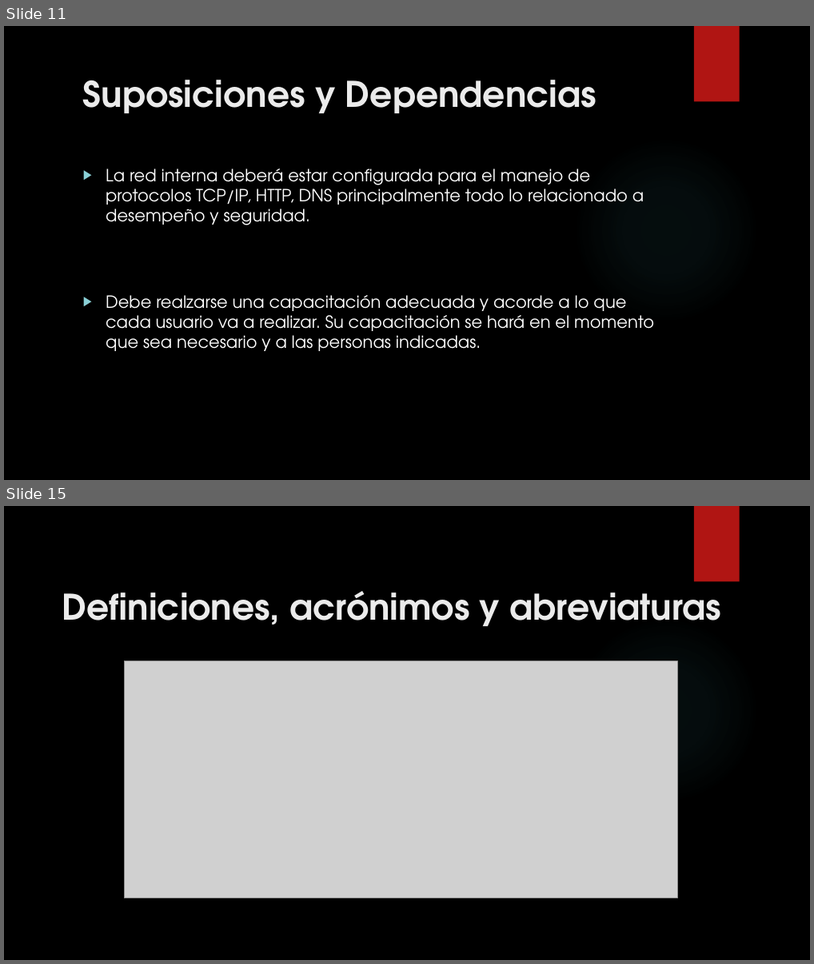
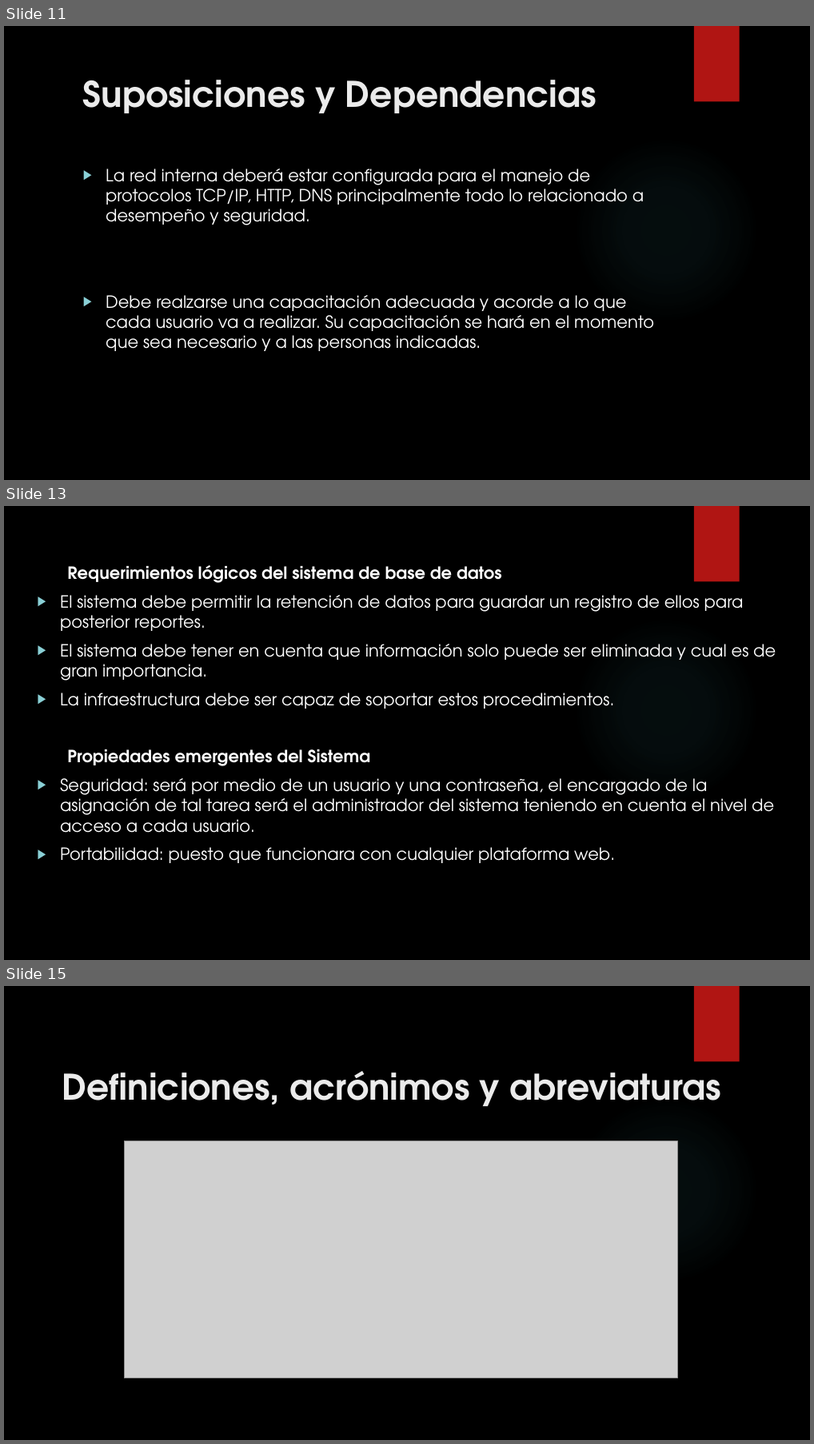
Before and after one commit to francben/proyectoDeliberyApp, a slide deck: Presentacion de Clase.pptx. Shown one above the other, each under a label of ours: slides 11 and 15 before the commit, slides 11, 13 and 15 after it; the slides between them are not shown. The pictures are 814x964 and 814x1444 pixels, drawn with LibreOffice and Linux fonts; fonts in the diff are those of the drawing; grey boxes stand for pictures; background and template pictures are left out. Boxes give left, top, right and bottom in pixels: in the first picture for what was removed or moved away, otherwise in the second. Text is boxed around its words. In the diff, an @@ line names an element or a change of style, - is before the commit and + after.

```diff
--- a/Presentacion de Clase.pptx
+++ b/Presentacion de Clase.pptx
@@ slide 13 added at box(4, 506, 810, 960), background picture (left out); not listed: 2 template elements that a slide beside it also shows @@
@@ text added at box(60, 565, 776, 863), 20 pt, text #FFFFFF @@
+  Requerimientos lógicos del sistema de base de datos
+▶ El sistema debe permitir la retención de datos para guardar un registro de ellos para posterior reportes.
+▶ El sistema debe tener en cuenta que información solo puede ser eliminada y cual es de gran importancia.
+▶ La infraestructura debe ser capaz de soportar estos procedimientos.
+  Propiedades emergentes del Sistema
+▶ Seguridad: será por medio de un usuario y una contraseña, el encargado de la asignación de tal tarea será el administrador del sistema teniendo en cuenta el nivel de acceso a cada usuario.
+▶ Portabilidad: puesto que funcionara con cualquier plataforma web.
```
Also in this commit, not shown: 3 slides changed, 3 other slides added.
